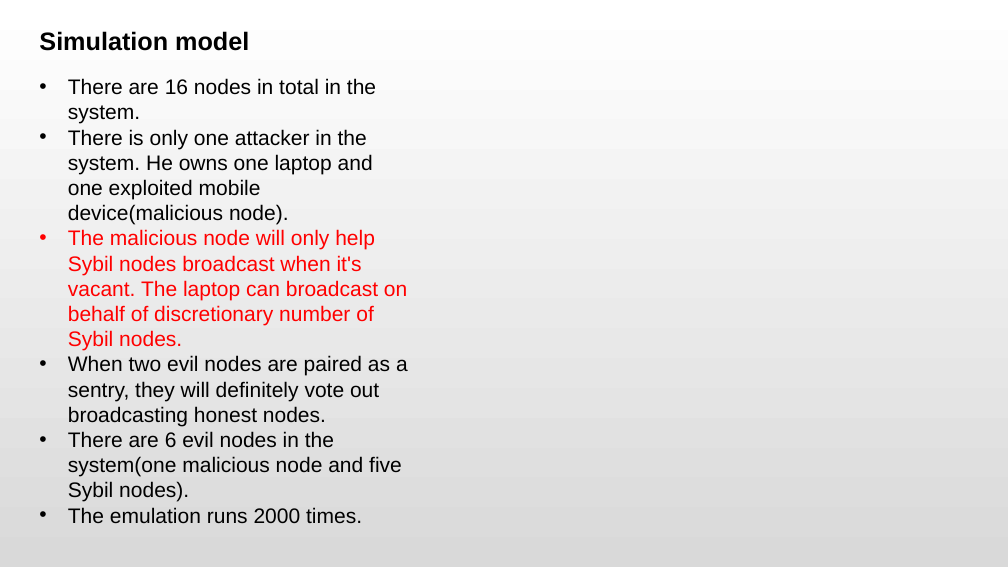
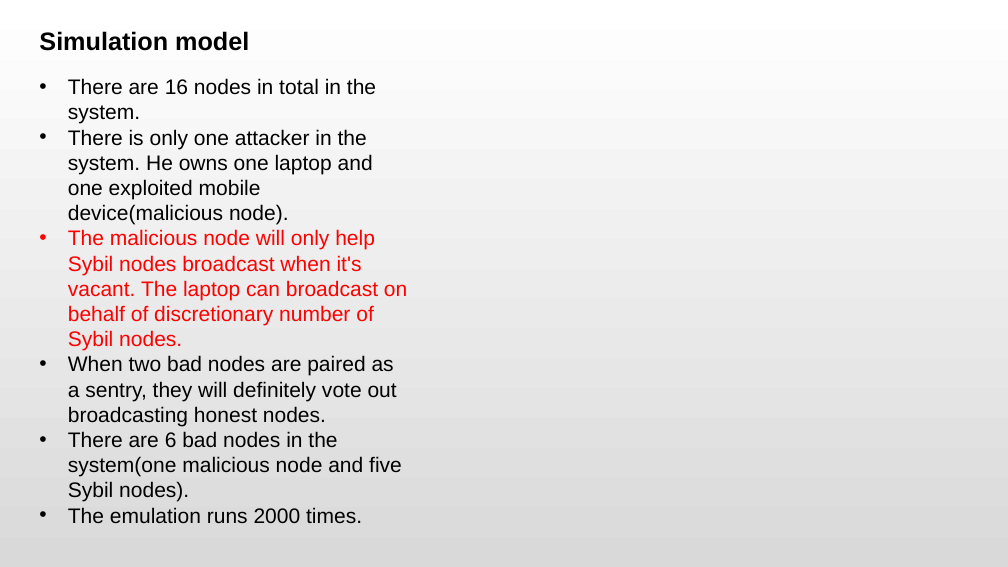
Before and after one commit to 66Ronghua99/HRP-Thesis, a slide deck: slide 9 of lttStudy/ProposalPre.pptx. Drawn at 1008x567 pixels with LibreOffice and Linux fonts; fonts in the diff are those of the drawing. Boxes give left, top, right and bottom in pixels: in the first picture for what was removed or moved away, otherwise in the second. Text is boxed around its words. In the diff, an @@ line names an element or a change of style, - is before the commit and + after.

```diff
--- a/lttStudy/ProposalPre.pptx
+++ b/lttStudy/ProposalPre.pptx
@@ text at (x1=68, y1=355, x2=402, y2=502): text changed @@
-• When two evil nodes are paired as a sentry, they will definitely vote out broadcasting honest nodes.
-• There are 6 evil nodes in the system(one malicious node and five Sybil nodes).
+• When two bad nodes are paired as a sentry, they will definitely vote out broadcasting honest nodes.
+• There are 6 bad nodes in the system(one malicious node and five Sybil nodes).
```
Also in this commit, not shown: 7 other slides changed, 2 other files.
